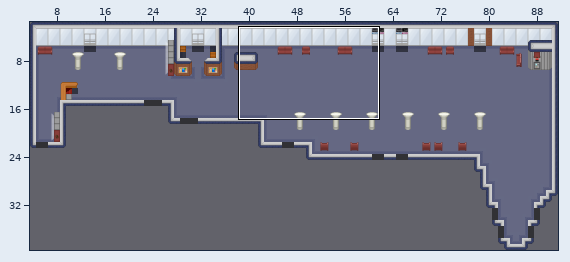
Tiled map (JSON) -- map/forum.json. Above: a wide view before the commit, with the close-up outlined.
Close-up. Before:
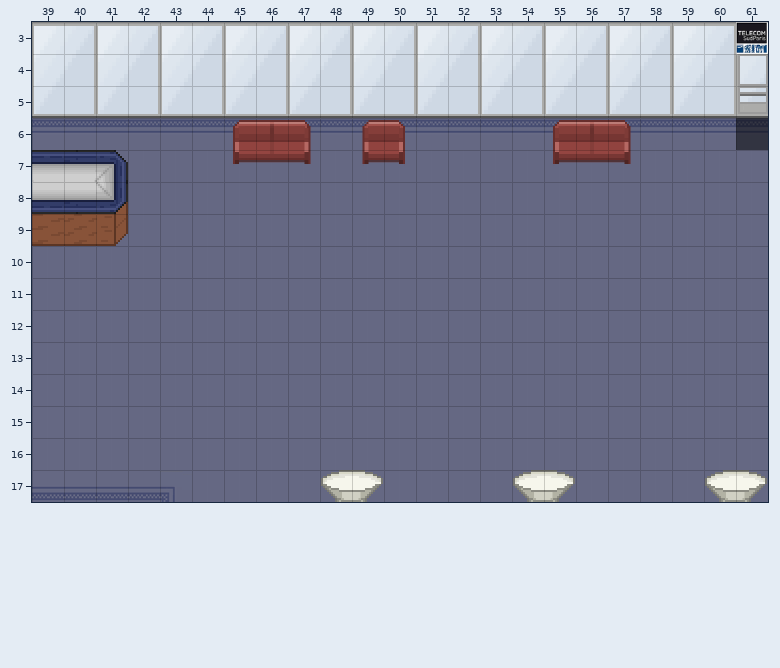
Cells are 48x48 px. Shown: x 39..61, y 3..17. The commit also changed other parts of the map, which this record leaves out.
New version:
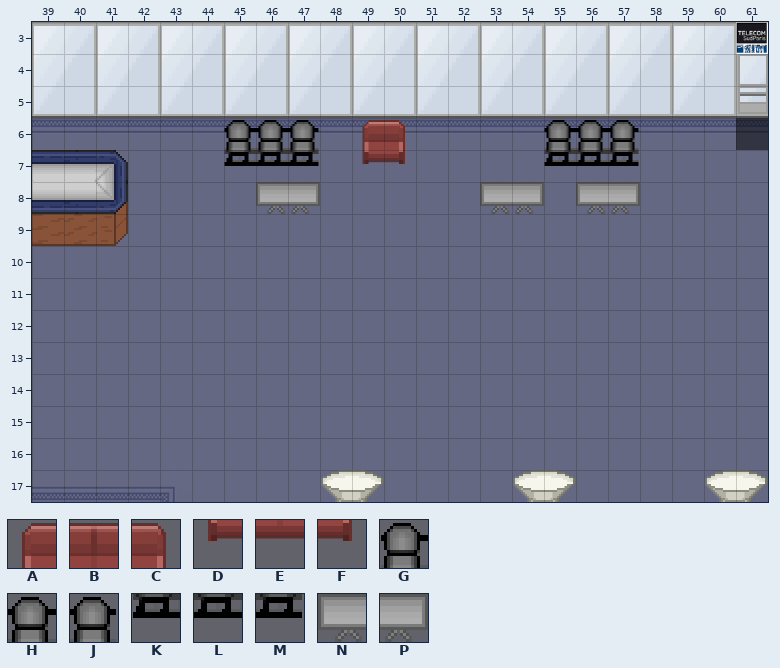
Key: from "tilesheet": A 232, B 233, C 234, D 252, E 253, F 254, G 329, H 330, J 331, K 349, L 350, M 351, N 369, P 370.
_ is an empty cell.
The exact change:
Layer "floor 2":
y 7: x 45..47 DEF -> KLM; x 55..57 DEF -> KLM
Layer "Objets":
y 6: x 45..47 ABC -> GHJ; x 55..57 ABC -> GHJ
y 8: x 46..47 __ -> NP; x 53..54 __ -> NP; x 56..57 __ -> NP
Where, in picture pixels (left, top, right, bottom), the same in both close-ups:
changed: (224, 120, 320, 214)
changed: (480, 120, 640, 214)
